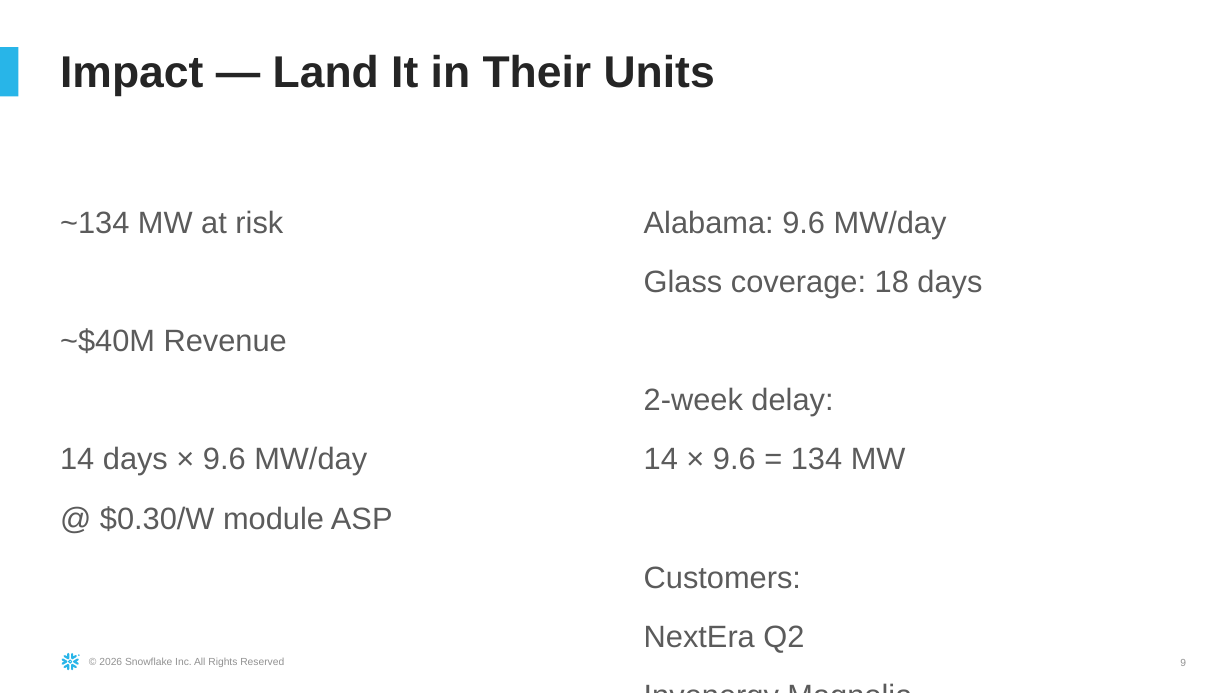
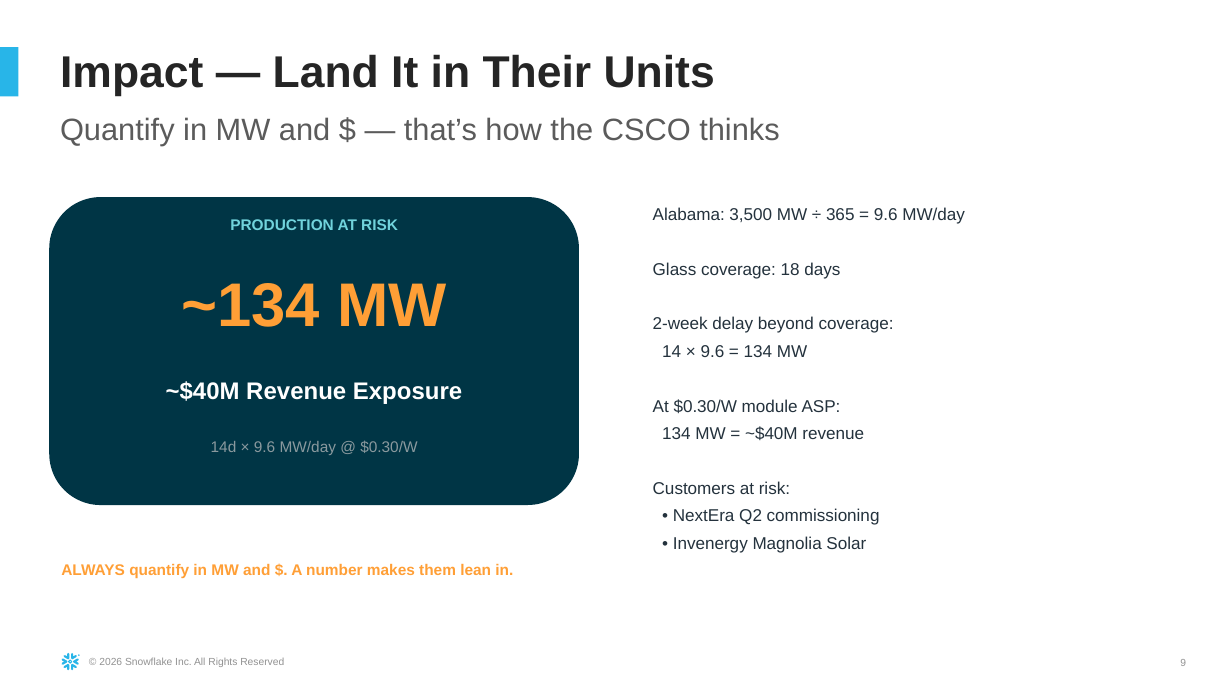
Before and after one commit to sfc-gh-sdickson/First-Solar, a slide deck: slide 9 of docs/First_Solar_Demo_Narrative.pptx. Drawn at 1232x693 pixels with LibreOffice and Linux fonts; fonts in the diff are those of the drawing. Boxes give left, top, right and bottom in pixels: in the first picture for what was removed or moved away, otherwise in the second. Text is boxed around its words. In the diff, an @@ line names an element or a change of style, - is before the commit and + after.

Commit message:
Fix PPTX: correct 10x5.62 dimensions, add graphic elements
Fixes text overflow (slide is 10"x5.62", not 13.3"x7.5"). Adds visual
elements: colored metric cards, numbered action circles, chevron flow
arrows, gauge-style inventory indicator, data visualization boxes.
Uses exact placeholder positions from template inspection.

.... Generated with [Cortex Code](https://docs.snowflake.com/en/user-guide/cortex-code/cortex-code)

```diff
--- a/docs/First_Solar_Demo_Narrative.pptx
+++ b/docs/First_Solar_Demo_Narrative.pptx
@@ subtitle added at <box>60,117,779,145</box>, 18 pt, text #5B5B5B @@
+Quantify in MW and $ — that’s how the CSCO thinks
@@ rounded rectangle added at <box>49,197,579,505</box>, fill #003545 @@
@@ text "Alabama: 3,500 MW ÷ 365 ...": place and size @@
-text "Alabama: 3,500 MW ÷ 365 ..." at <box>644,210,982,653</box>
+text "Alabama: 3,500 MW ÷ 365 ..." at <box>653,207,965,553</box>
@@ text at <box>653,207,965,224</box>: text changed; size 18 to 10 pt; text colour #5B5B5B to #24323D @@
-Alabama: 9.6 MW/day
+Alabama: 3,500 MW ÷ 365 = 9.6 MW/day
@@ text removed at <box>60,210,393,531</box> @@
-~134 MW at risk
-~$40M Revenue
-14 days × 9.6 MW/day
-@ $0.30/W module ASP
@@ text added at <box>230,219,398,230</box>, 9 pt, text #71D3DC, bold @@
+PRODUCTION AT RISK
@@ text at <box>653,262,840,357</box>: size 18 to 10 pt, text colour #5B5B5B to #24323D in "Glass coverage: 18 days", "14 × 9.6 = 134 MW"; line spacing 1.14 to 1; less space between paragraphs @@
@@ text added at <box>181,283,446,327</box>, 36 pt, text #FF9F36, bold @@
+~134 MW
@@ text at <box>653,316,894,333</box>: text changed; size 18 to 10 pt; text colour #5B5B5B to #24323D @@
-2-week delay:
+2-week delay beyond coverage:
@@ text added at <box>166,381,462,404</box>, 14 pt, text #FFFFFF, bold @@
+~$40M Revenue Exposure
@@ text at <box>653,399,880,553</box>: text changed; size 18 to 10 pt; text colour #5B5B5B to #24323D @@
-Customers:
-NextEra Q2
-Invenergy Magnolia
-ALWAYS land in MW and $
+At $0.30/W module ASP:
+134 MW = ~$40M revenue
+Customers at risk:
+• NextEra Q2 commissioning
+• Invenergy Magnolia Solar
@@ text added at <box>211,440,417,455</box>, 9 pt, text #8A999E @@
+14d × 9.6 MW/day @ $0.30/W
@@ text added at <box>61,564,513,579</box>, 9 pt, text #FF9F36, bold @@
+ALWAYS quantify in MW and $. A number makes them lean in.
```
Also in this commit, not shown: 11 other slides changed.
